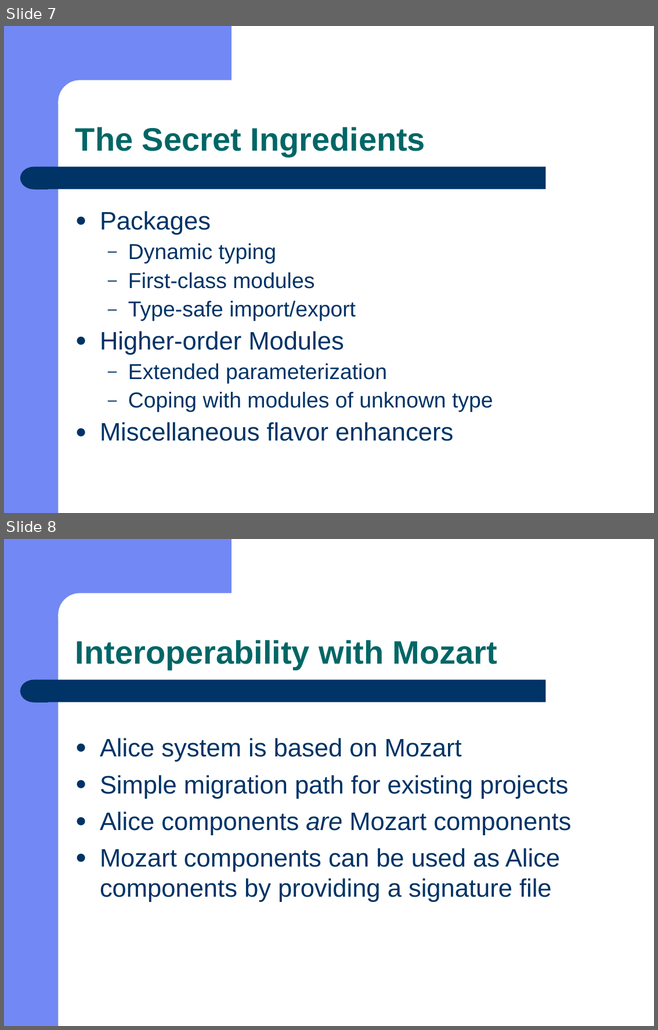
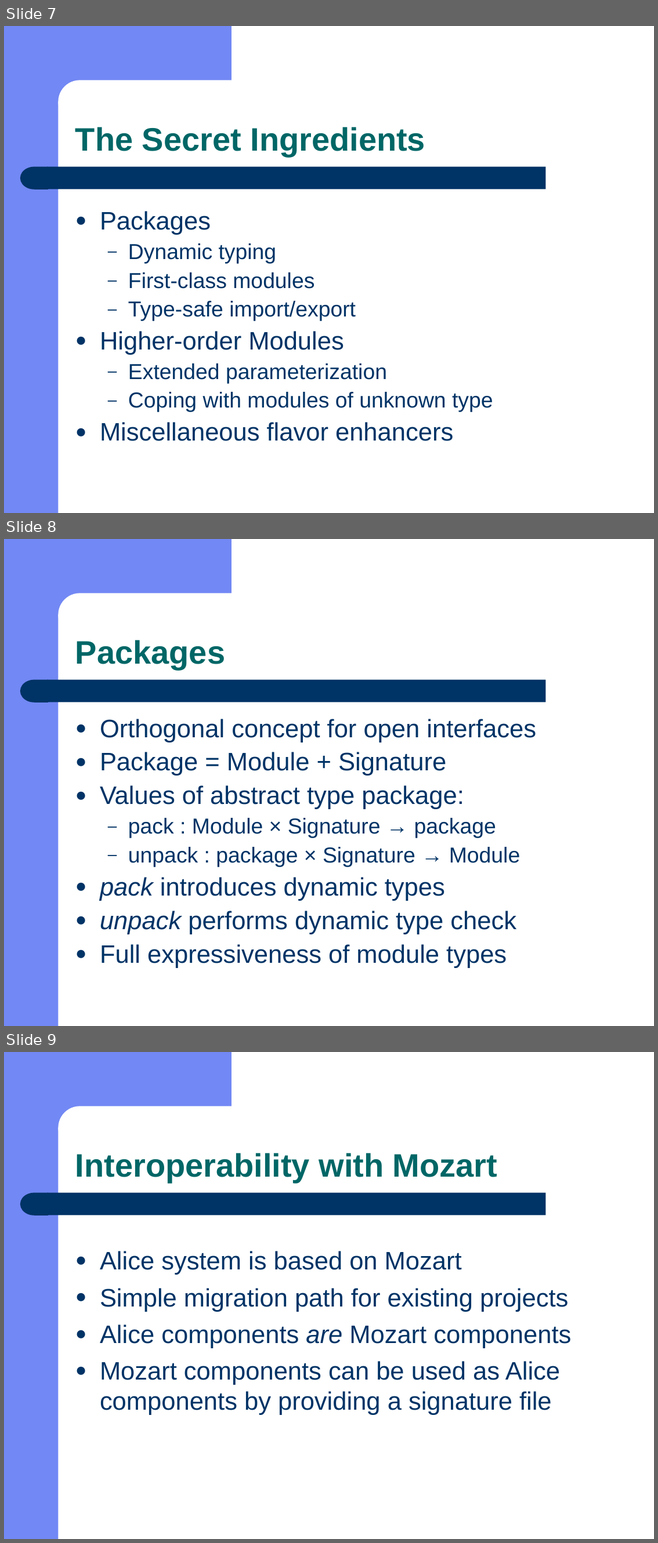
Before and after one commit to doublec/aliceml-abandoned, a slide deck: doc/presentations/C-Tag 2001 Alice.ppt. Shown one above the other, each under a label of ours: slides 7 and 8 before the commit, slides 7, 8 and 9 after it. The pictures are 658x1030 and 658x1543 pixels, drawn with LibreOffice and Linux fonts; fonts in the diff are those of the drawing. Boxes give left, top, right and bottom in pixels: in the first picture for what was removed or moved away, otherwise in the second. Text is boxed around its words. In the diff, an @@ line names an element or a change of style, - is before the commit and + after.

```diff
--- a/doc/presentations/C-Tag 2001 Alice.ppt
+++ b/doc/presentations/C-Tag 2001 Alice.ppt
@@ slide 8 added at (4, 539, 654, 1026), background #FFFFFF; not listed: 5 template elements that a slide beside it also shows @@
@@ title added at (75, 640, 225, 669), 36 pt, text #006666, bold @@
+Packages
@@ text added at (100, 719, 536, 968), 28 pt, text #003366 @@
+● Orthogonal concept for open interfaces
+● Package = Module + Signature
+● Values of abstract type package:
+  – pack : Module × Signature → package
+  – unpack : package × Signature → Module
+● pack introduces dynamic types
+● unpack performs dynamic type check
+● Full expressiveness of module types
@@ what was slide 8 is now slide 9 @@
```
Also in this commit, not shown: 4 slides changed.
